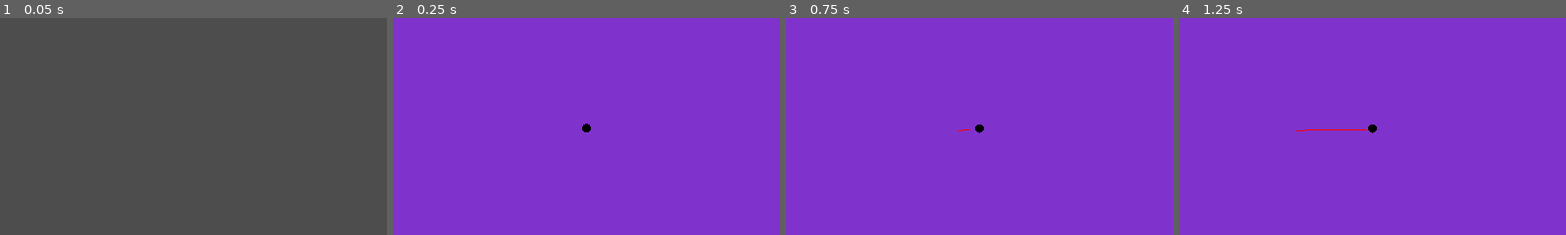
Above: before the commit, frames 1-4 (left to right).
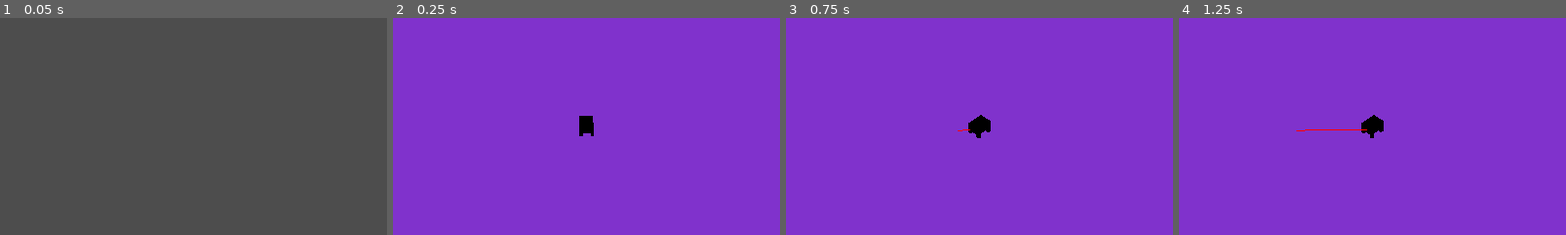
Above: after the commit, the same moments.

Repository: emersonh16/dastardlyfuck
Game: Godot game, scene res://scenes/test/test_miasma.tscn
Two runs of this game, one before a commit and one after it. Both use one fixed random seed, a clock stepped at 60 frames per second and the inputs below.
Inputs (mouse positions are % of the whole screen's width and height, from its top left):
- Up to frame 1 (0.05 s): no input
- Up to frame 2 (0.25 s): no input
- Up to frame 3 (0.75 s): tap Enter at 0.5 s; move the mouse to (72, 45) at 0.52 s; hold Right (ui_right) from 0.53 s (still down); tap 1 at 0.6 s; click (72, 45) at 0.67 s
- Up to frame 4 (1.25 s): keep holding Right (ui_right)
The pictures show only the part of the screen within x 25-75%, y 24-74%; the shares and areas given below are measured in that part.

Frame 1 is identical in both runs. In frame 2, 0.2% of the frame differs, in the area x 48-52%, y 45-55%; in frame 3, 0.3%, in the area x 47-53%, y 44-56%; in frame 4, 0.3%.

Commit message:
derelict

Diff:
--- a/scenes/derelict/derelict.tscn
+++ b/scenes/derelict/derelict.tscn
@@ -1,23 +1,56 @@
-[gd_scene load_steps=4 format=3 uid="uid://player_scene"]
+[gd_scene load_steps=8 format=3 uid="uid://player_scene"]
 
 [ext_resource type="Script" path="res://scripts/derelict/derelict.gd" id="1_derelict"]
 
 [sub_resource type="CapsuleShape3D" id="CapsuleShape3D_1"]
-radius = 2.0
-height = 4.0
+radius = 3.0
+height = 6.0
 
-[sub_resource type="CapsuleMesh" id="CapsuleMesh_1"]
-radius = 2.0
-height = 4.0
+[sub_resource type="BoxMesh" id="BoxMesh_1"]
+size = Vector3(6, 4, 8)
+
+[sub_resource type="BoxMesh" id="BoxMesh_2"]
+size = Vector3(1.5, 3, 1.5)
+
+[sub_resource type="StandardMaterial3D" id="StandardMaterial3D_1"]
+albedo_color = Color(0.3, 0.3, 0.35, 1)
+shading_mode = 0
+
+[sub_resource type="StandardMaterial3D" id="StandardMaterial3D_2"]
+albedo_color = Color(0.4, 0.4, 0.45, 1)
+shading_mode = 0
 
 [node name="Derelict" type="CharacterBody3D" groups=["player", "derelict"]]
 gravity_scale = 0.0
 script = ExtResource("1_derelict")
 
-[node name="MeshInstance3D" type="MeshInstance3D" parent="."]
-transform = Transform3D(1, 0, 0, 0, 1, 0, 0, 0, 1, 0, 2, 0)
-mesh = SubResource("CapsuleMesh_1")
+[node name="Visual" type="Node3D" parent="."]
+
+[node name="Body" type="MeshInstance3D" parent="Visual"]
+transform = Transform3D(1, 0, 0, 0, 1, 0, 0, 0, 1, 0, 4, 0)
+mesh = SubResource("BoxMesh_1")
+material/0 = SubResource("StandardMaterial3D_1")
+
+[node name="Leg_FL" type="MeshInstance3D" parent="Visual"]
+transform = Transform3D(1, 0, 0, 0, 1, 0, 0, 0, 1, -2.5, 1.5, -3)
+mesh = SubResource("BoxMesh_2")
+material/0 = SubResource("StandardMaterial3D_2")
+
+[node name="Leg_FR" type="MeshInstance3D" parent="Visual"]
+transform = Transform3D(1, 0, 0, 0, 1, 0, 0, 0, 1, 2.5, 1.5, -3)
+mesh = SubResource("BoxMesh_2")
+material/0 = SubResource("StandardMaterial3D_2")
+
+[node name="Leg_BL" type="MeshInstance3D" parent="Visual"]
+transform = Transform3D(1, 0, 0, 0, 1, 0, 0, 0, 1, -2.5, 1.5, 3)
+mesh = SubResource("BoxMesh_2")
+material/0 = SubResource("StandardMaterial3D_2")
+
+[node name="Leg_BR" type="MeshInstance3D" parent="Visual"]
+transform = Transform3D(1, 0, 0, 0, 1, 0, 0, 0, 1, 2.5, 1.5, 3)
+mesh = SubResource("BoxMesh_2")
+material/0 = SubResource("StandardMaterial3D_2")
 
 [node name="CollisionShape3D" type="CollisionShape3D" parent="."]
-transform = Transform3D(1, 0, 0, 0, 1, 0, 0, 0, 1, 0, 2, 0)
+transform = Transform3D(1, 0, 0, 0, 1, 0, 0, 0, 1, 0, 3, 0)
 shape = SubResource("CapsuleShape3D_1")
--- a/scripts/derelict/derelict.gd
+++ b/scripts/derelict/derelict.gd
@@ -11,6 +11,9 @@
 
 # Debug trail
 var trail: Node3D = null
+
+# Visual reference (for future sprite support)
+var visual_node: Node3D = null
 
 func _ready():
 	# Get starting position from WorldManager (always in meadow)
@@ -31,6 +34,9 @@
 	trail = get_node_or_null("../PlayerTrail")
 	if not trail:
 		trail = get_node_or_null("../../PlayerTrail")
+
+	# Get visual node reference (for future animations/effects)
+	visual_node = get_node_or_null("Visual")
 
 func _physics_process(_delta):
 	# Get input - WASD relative to camera (screen space)
@@ -88,6 +94,10 @@
 	if move_dir.length() > 0:
 		move_dir = move_dir.normalized()
 		velocity = move_dir * MOVE_SPEED
+
+		# Rotate sprite to face movement direction (optional, for isometric view)
+		# The sprite is already rotated for isometric, but we could add slight rotation
+		# based on movement direction if needed
 	else:
 		velocity = Vector3.ZERO
 
Not shown, added: DOCS/derelict_sprite_setup.md
